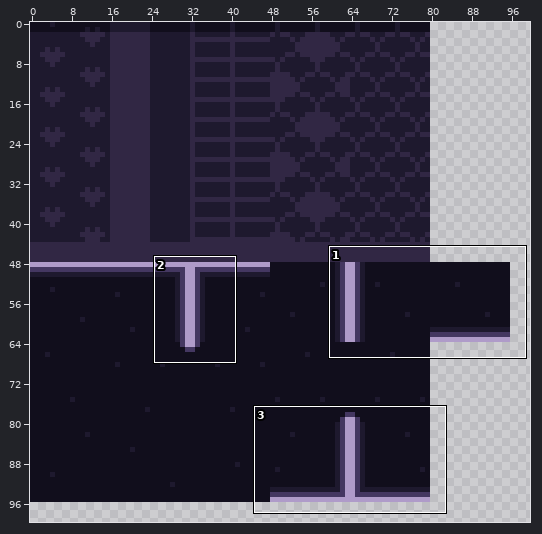
Pixel-art file -- assets/images/scratch/tiles.aseprite. The picture above shows the old version from afar; the outline marks the close-up.
Close-up. Earlier state:
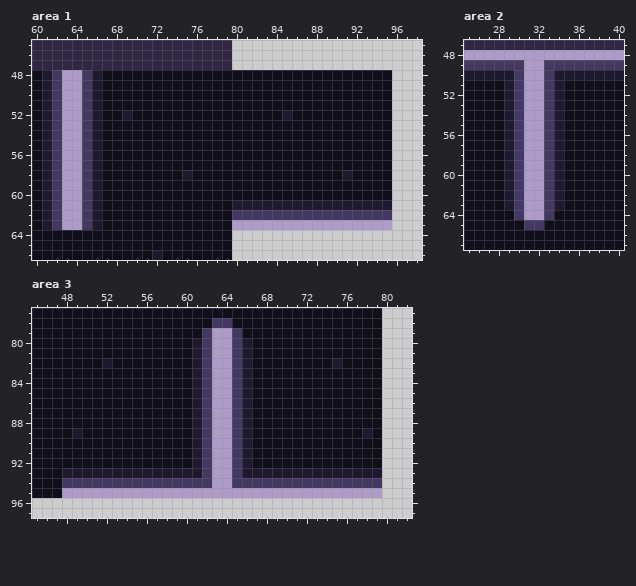
128x128 pixels, 1 frame. Shown: area 1: x 60..98, y 45..66; area 2: x 25..40, y 47..67; area 3: x 45..82, y 77..97. The wide view leaves out empty margins.
The same view after the edit:
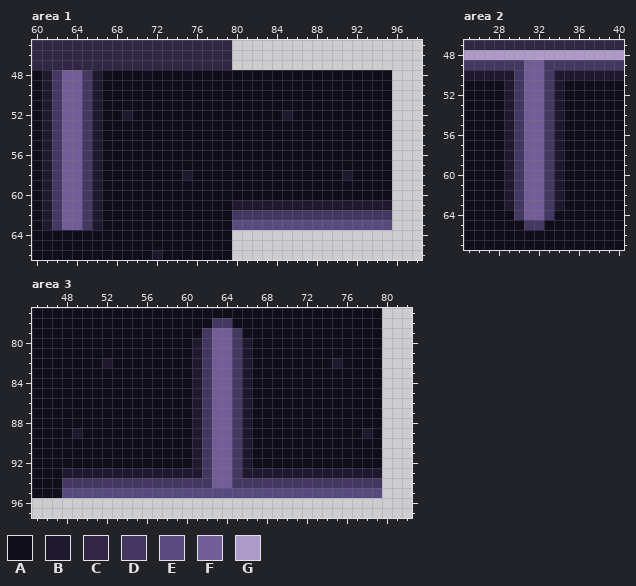
Palette (. is transparent): A #110e1c  B #1e192e  C #312744  D #443761  E #58497e  F #735d96  G #af9bc9
Edits made:
Area 1:
y 48..62: x 63..64 GG -> FF
y 63: x 63..64 GG -> FF; x 80..95 GGGGGGGGGGGGGGGG -> EEEEEEEEEEEEEEEE
Area 2:
y 49..64: x 31..32 GG -> FF
Area 3:
y 79..94: x 63..64 GG -> FF
y 95: x 48..79 GGGGGGGGGGGGGGGGGGGGGGGGGGGGGGGG -> EEEEEEEEEEEEEEEEEEEEEEEEEEEEEEEE
Where, in picture pixels (left, top, right, bottom), the same in both close-ups:
changed: (62, 70, 82, 230)
changed: (232, 220, 392, 230)
changed: (524, 60, 544, 220)
changed: (62, 328, 382, 498)
